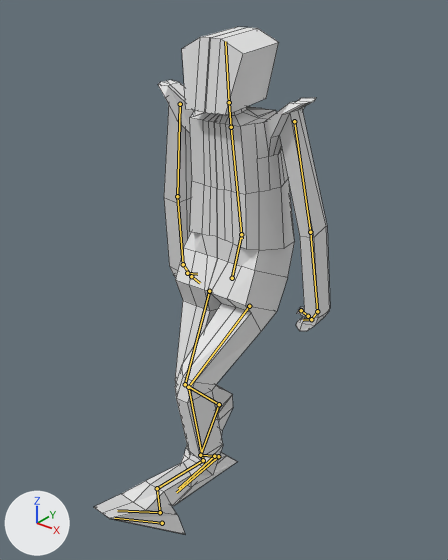
One commit to the Blender file FPS Multiplayer Game/Assets/bot.blend: the scene before it, then after it.
One viewpoint serves both versions: a 50 mm camera at (5.83, -7.38, 8.92) aimed at (-0.07, 0.0, 4.35). Every picture has the same lights, and +X, +Y and +Z are marked at lower left. Both versions are drawn at frame 0 of the action 'Walk'; the numbers are the values there. The bones that bend it are drawn over the model as lines. Mesh edges are drawn as thin lines.
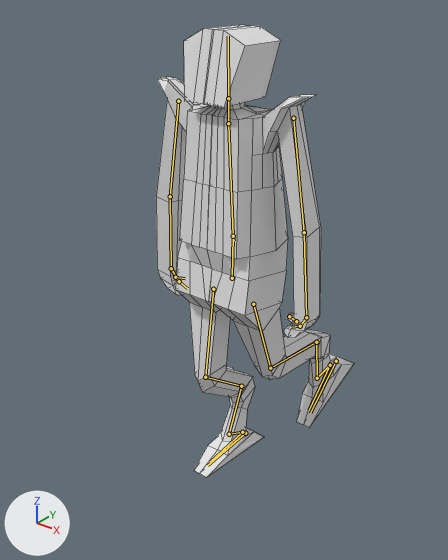
Location of each change, (x1, y1, x2, y2) in pixels of the pictures (448 x 560 px):
```json
{"object": "Cube", "change": "posed", "before": [94, 27, 330, 534], "after": [156, 25, 354, 478], "on screen": "16% narrower, 11% shorter"}
{"bone": "LowerTorso", "before": "(232, 278) to (241, 234)", "after": "(232, 278) to (233, 236)"}
{"bone": "UpperTorso", "before": "(241, 234) to (231, 127)", "after": "(233, 236) to (228, 123)"}
{"bone": "LeftFootControl", "before": "(162, 523) to (114, 518)", "after": "(336, 361) to (310, 413)"}
{"bone": "RightFootControl", "before": "(218, 456) to (176, 492)", "after": "(245, 433) to (207, 465)"}
```

The change, as JSON lines over the scene's bpy script:
```json
{"block": "bone_lowertorso", "where": "bone_lowertorso = bpy.data.objects['Armature'].pose.bones['LowerTorso']  # child of 'Root'"}
{"op": "set", "path": "bone_lowertorso.rotation_quaternion", "old": "(0.986, -0.164, 0.0, 0.0)", "new": "(1.0, -0.009, 0.0, 0.0)", "note": "degrees (-19, 0, 0) -> degrees (-1, 0, 0)"}
{"block": "bone_uppertorso", "where": "bone_uppertorso = bpy.data.objects['Armature'].pose.bones['UpperTorso']  # child of 'LowerTorso'"}
{"op": "set", "path": "bone_uppertorso.rotation_quaternion", "old": "(0.976, -0.216, 0.0, 0.0)", "new": "(1.0, -0.014, 0.0, 0.0)", "note": "degrees (-25, 0, 0) -> degrees (-2, 0, 0)"}
{"block": "bone_leftfootcontrol", "where": "bone_leftfootcontrol = bpy.data.objects['Armature'].pose.bones['LeftFootControl']"}
{"op": "set", "path": "bone_leftfootcontrol.location", "old": "(0.0, 2.84, 1.03)", "new": "(0.0, -2.76, 1.25)"}
{"op": "set", "path": "bone_leftfootcontrol.rotation_quaternion", "old": "(0.929, 0.37, 0.0, 0.0)", "new": "(0.94, -0.341, 0.0, 0.0)", "note": "degrees (43, 0, 0) -> degrees (-40, 0, 0)"}
{"block": "bone_rightfootcontrol", "where": "bone_rightfootcontrol = bpy.data.objects['Armature'].pose.bones['RightFootControl']"}
{"op": "set", "path": "bone_rightfootcontrol.location", "old": "(0.0, 0.17, 0.0)", "new": "(0.0, -0.77, 0.0)"}
```
